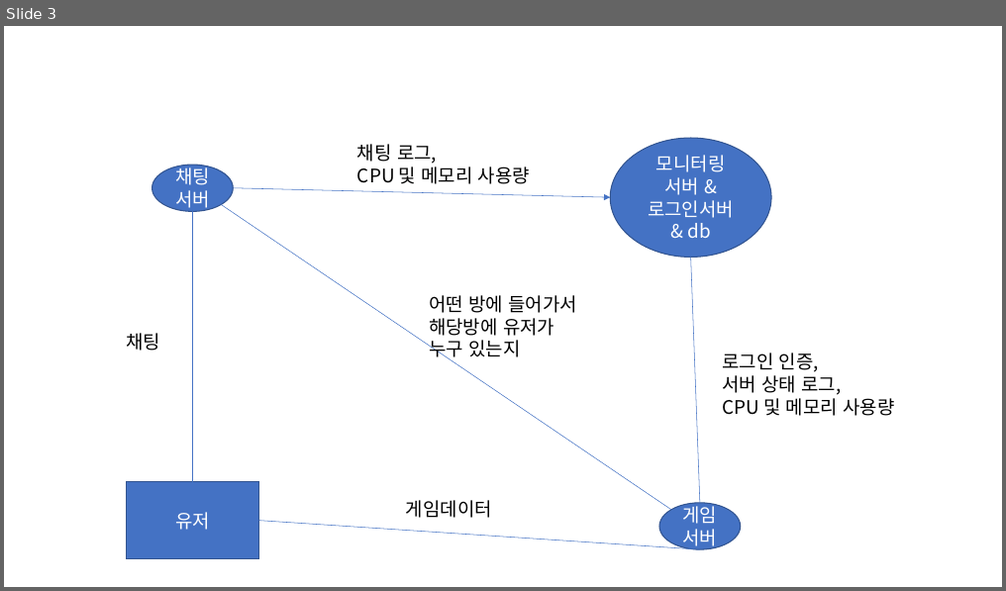
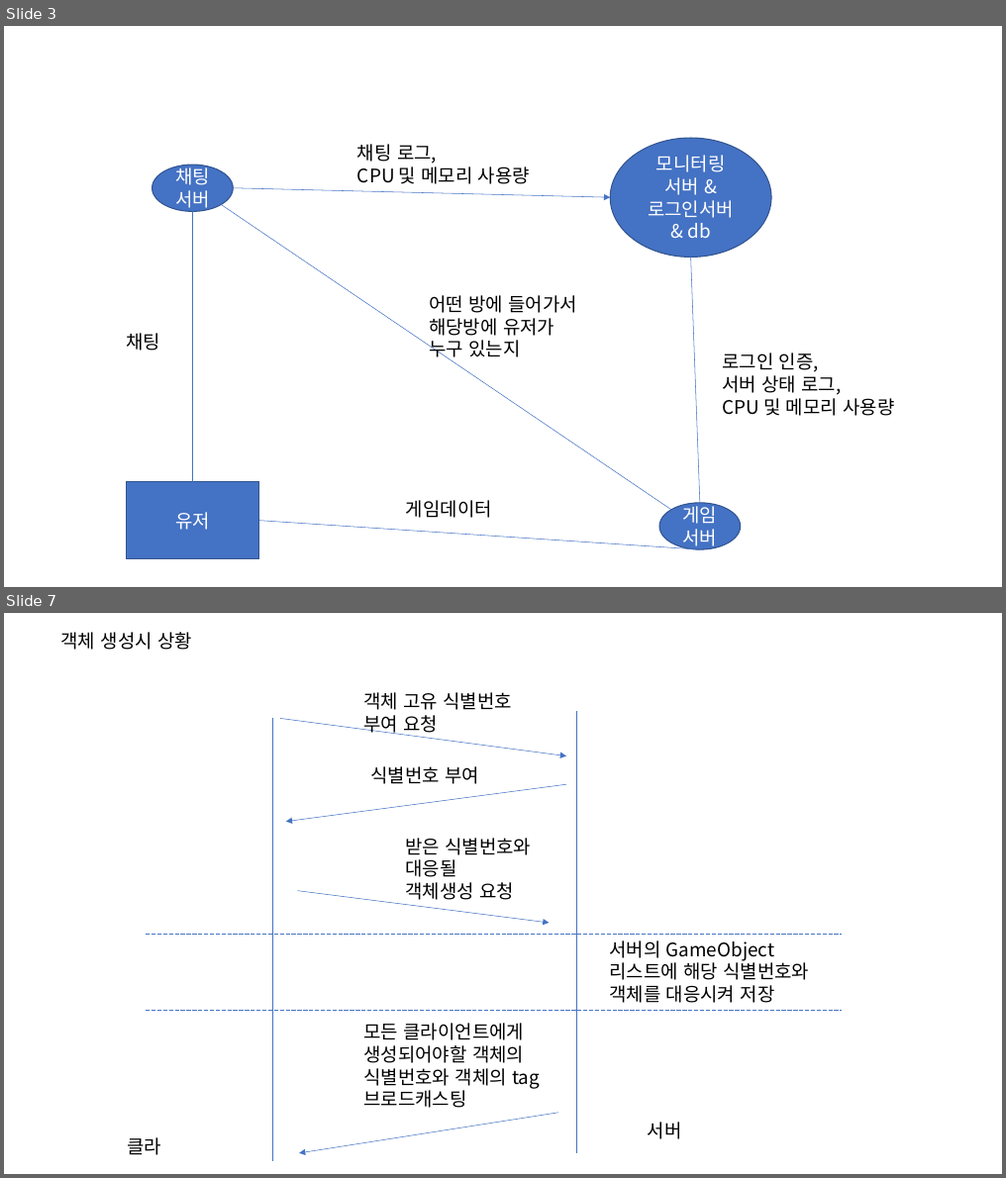
Before and after one commit to iris4865/H.A.S, a slide deck: 분산서버 구조 및 송수신데이터.pptx. Shown one above the other, each under a label of ours: slide 3 before the commit, slides 3 and 7 after it; the slides between them are not shown. The pictures are 1006x591 and 1006x1178 pixels, drawn with LibreOffice and Linux fonts; fonts in the diff are those of the drawing. Boxes give left, top, right and bottom in pixels: in the first picture for what was removed or moved away, otherwise in the second. Text is boxed around its words. In the diff, an @@ line names an element or a change of style, - is before the commit and + after.

```diff
--- a/분산서버 구조 및 송수신데이터.pptx
+++ b/분산서버 구조 및 송수신데이터.pptx
@@ slide 7 added at box(4, 613, 1002, 1174), background #FFFFFF @@
@@ text added at box(61, 632, 192, 650), 18 pt, text #000000 @@
+객체 생성시 상황
@@ text added at box(363, 692, 513, 736), 18 pt, text #000000 @@
+객체 고유 식별번호 부여 요청
@@ line added from (272, 719) to (272, 1161), #4472C4 0.5 pt @@
@@ arrow added from (280, 719) to (566, 756), #4472C4 0.5 pt @@
@@ line added from (576, 711) to (576, 1154), #4472C4 0.5 pt @@
@@ arrow added from (566, 784) to (286, 822), #4472C4 0.5 pt @@
@@ text added at box(370, 766, 479, 784), 18 pt, text #000000 @@
+식별번호 부여
@@ text added at box(405, 838, 531, 900), 18 pt, text #000000 @@
+받은 식별번호와 대응될
+객체생성 요청
@@ arrow added from (297, 891) to (549, 923), #4472C4 0.5 pt @@
@@ line added from (146, 934) to (842, 934), #4472C4 0.5 pt dashed @@
@@ text added at box(609, 941, 809, 1003), 18 pt, text #000000 @@
+서버의 GameObject리스트에 해당 식별번호와 객체를 대응시켜 저장
@@ line added from (146, 1010) to (842, 1010), #4472C4 0.5 pt dashed @@
@@ text added at box(363, 1023, 540, 1108), 18 pt, text #000000 @@
+모든 클라이언트에게 생성되어야할 객체의 식별번호와 객체의 tag 브로드캐스팅
@@ arrow added from (558, 1113) to (299, 1154), #4472C4 0.5 pt @@
@@ text added at box(127, 1138, 161, 1156), 18 pt, text #000000 @@
+클라
@@ text added at box(648, 1122, 682, 1140), 18 pt, text #000000 @@
+서버
```
Also in this commit, not shown: 1 slide changed, 7 other slides added.
